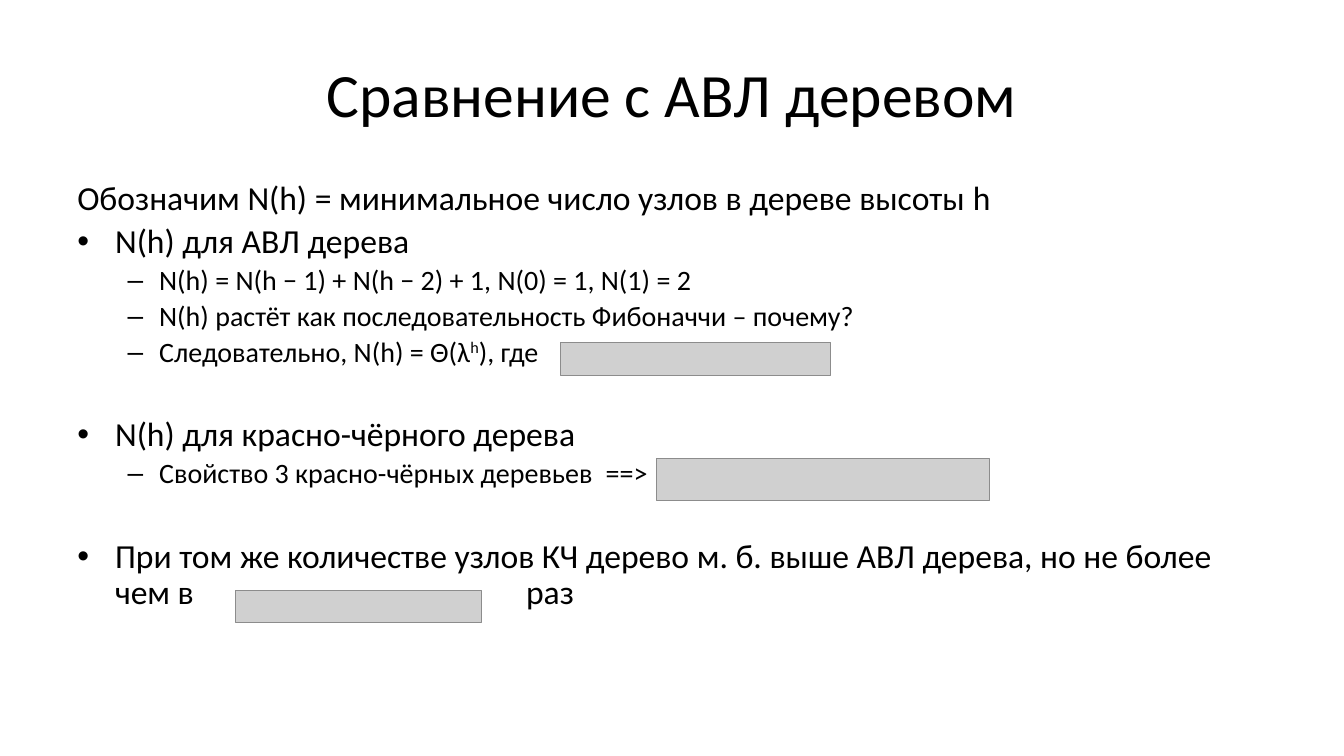
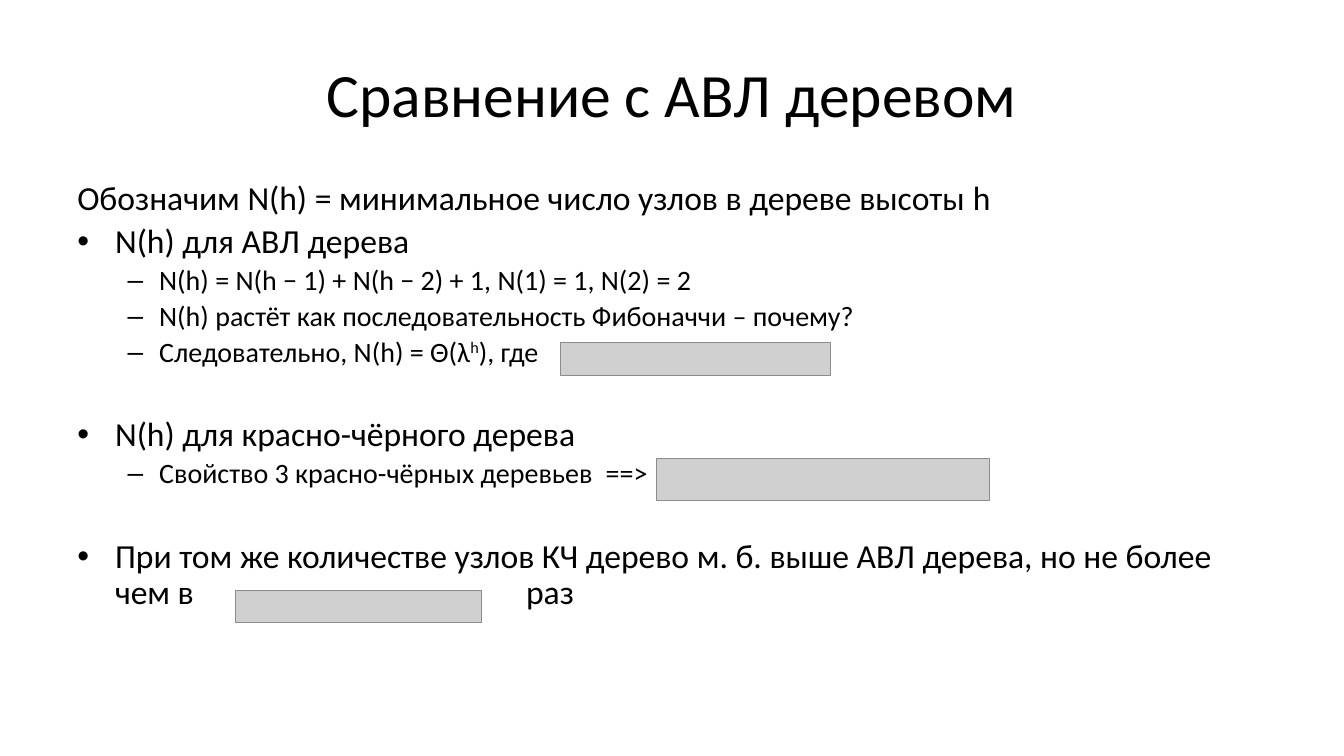
Before and after one commit to Evgueni-Petrov-aka-espetrov/Algorithms-and-Programming-in-C-pptx, a slide deck: slide 25 of 19 Б и КЧ деревья.pptx. Drawn at 1344x756 pixels with LibreOffice and Linux fonts; fonts in the diff are those of the drawing; grey boxes stand for pictures. Boxes give left, top, right and bottom in pixels: in the first picture for what was removed or moved away, otherwise in the second. Text is boxed around its words. In the diff, an @@ line names an element or a change of style, - is before the commit and + after.

```diff
--- a/19 Б и КЧ деревья.pptx
+++ b/19 Б и КЧ деревья.pptx
@@ text at (159, 269, 691, 294): text changed @@
-  – N(h) = N(h − 1) + N(h − 2) + 1, N(0) = 1, N(1) = 2
+  – N(h) = N(h − 1) + N(h − 2) + 1, N(1) = 1, N(2) = 2
```
Also in this commit, not shown: 8 other slides changed.
